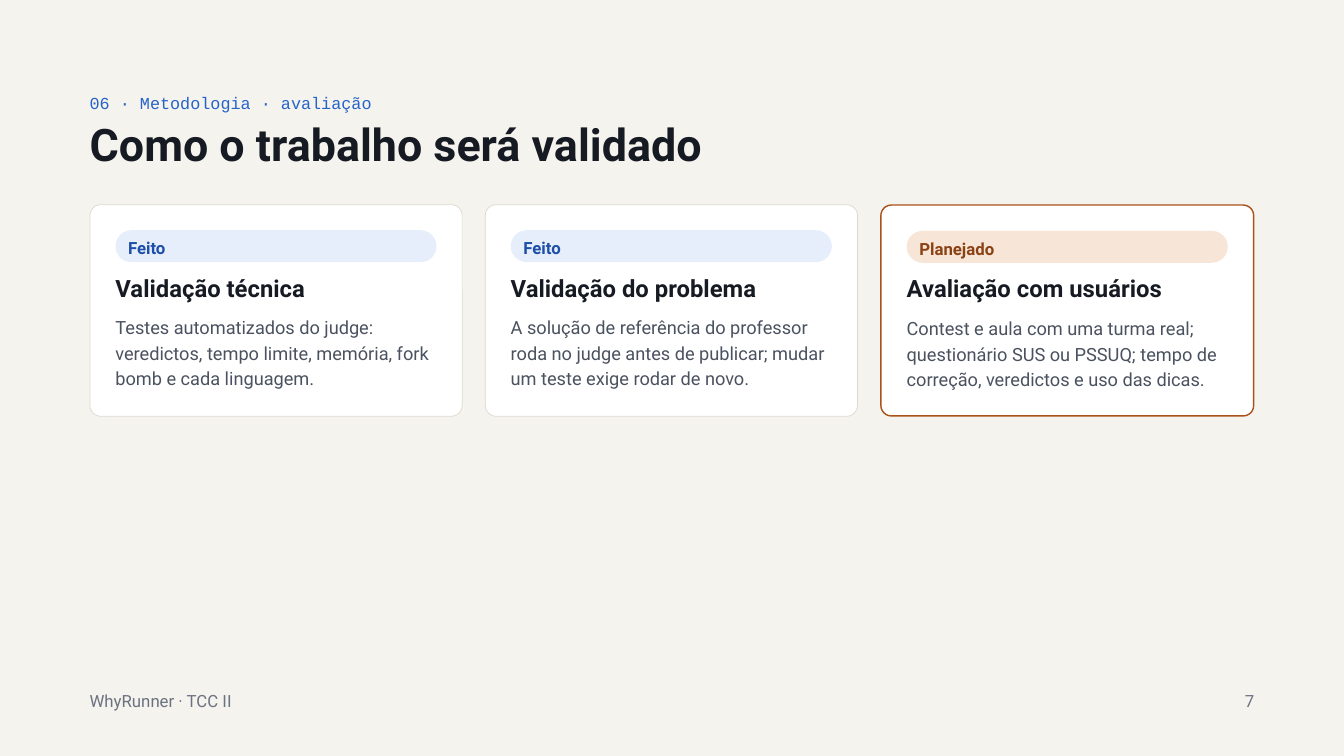
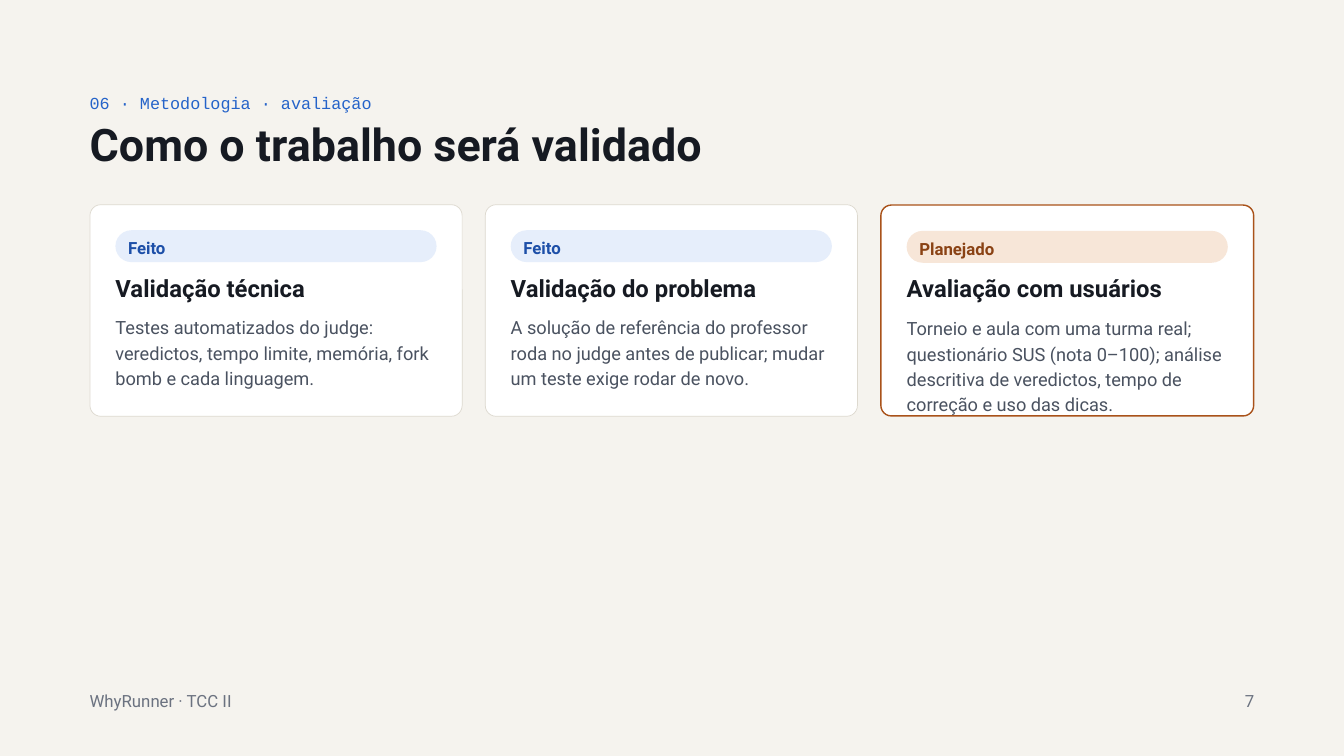
Before and after one commit to whowon2/why-runner, a slide deck: slide 7 of WhyRunner — Apresentação Parcial TCC II.pptx. Drawn at 1344x756 pixels with LibreOffice and Linux fonts; fonts in the diff are those of the drawing. Boxes give left, top, right and bottom in pixels: in the first picture for what was removed or moved away, otherwise in the second. Text is boxed around its words. In the diff, an @@ line names an element or a change of style, - is before the commit and + after.

```diff
--- a/WhyRunner — Apresentação Parcial TCC II.pptx
+++ b/WhyRunner — Apresentação Parcial TCC II.pptx
@@ text at (907,321,1222,417): text changed @@
-Contest e aula com uma turma real; questionário SUS ou PSSUQ; tempo de correção, veredictos e uso das dicas.
+Torneio e aula com uma turma real; questionário SUS (nota 0–100); análise descritiva de veredictos, tempo de correção e uso das dicas.
```
Also in this commit, not shown: 6 other slides changed, 2 other files.
